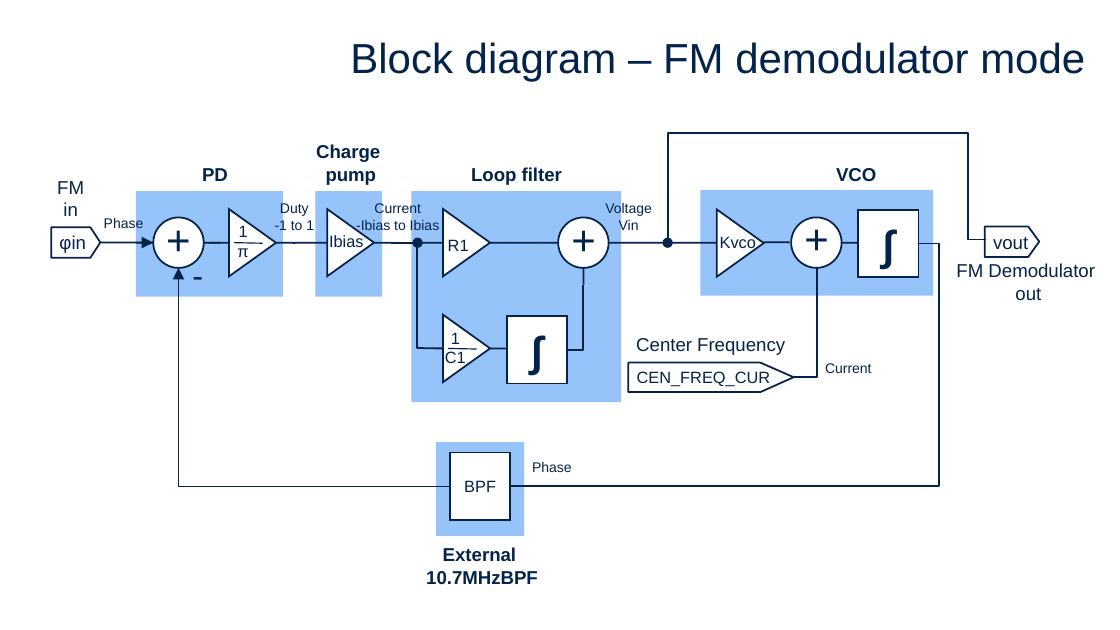
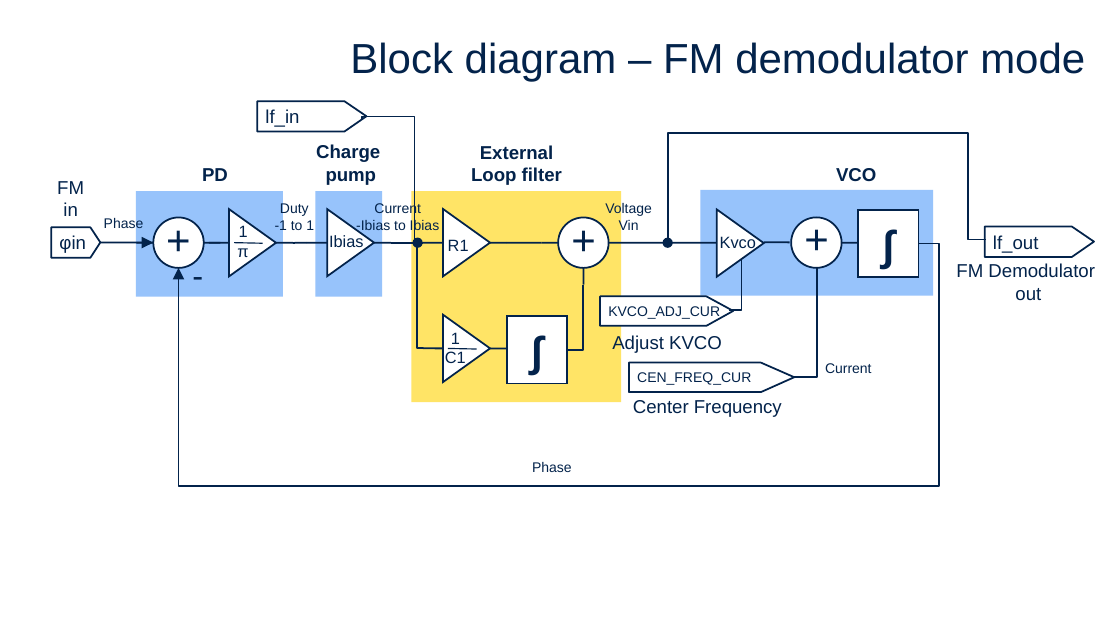
Before and after one commit to yutaka-kotani-stj/2026_sscs_gf180, a slide deck: slide 7 of proposal/proposal.pptx (slide 5 before the commit). Drawn at 1120x630 pixels with LibreOffice and Linux fonts; fonts in the diff are those of the drawing. Boxes give left, top, right and bottom in pixels: in the first picture for what was removed or moved away, otherwise in the second. Text is boxed around its words. In the diff, an @@ line names an element or a change of style, - is before the commit and + after.

```diff
--- a/proposal/proposal.pptx
+++ b/proposal/proposal.pptx
@@ freeform shape added at box(257, 102, 366, 132), fill #FFFFFF, outline #03234B 1.5 pt, 16 pt, text #03234B @@
+lf_in
@@ elbow line added from (415, 239) to (362, 118), #03234B 1.5 pt @@
@@ text at box(471, 145, 562, 185): text changed @@
-Loop filter
+External
+Loop filter
@@ rectangle at box(412, 191, 622, 402): fill #97C3FB to #FFE466 @@
@@ freeform shape "lf_out": place and size @@
-freeform shape "lf_out" at box(985, 227, 1039, 257)
+freeform shape "lf_out" at box(985, 227, 1094, 257)
@@ text in freeform shape at box(993, 235, 1038, 253): text changed @@
-vout
+lf_out
@@ elbow arrow moved from (453, 486) - (179, 268) to (502, 486) - (179, 268) @@
@@ elbow line added from (730, 310) to (742, 260), #03234B 1.5 pt @@
@@ freeform shape added at box(600, 297, 734, 326), fill #FFFFFF, outline #03234B 1.5 pt, 12 pt, text #03234B @@
+KVCO_ADJ_CUR
@@ text added at box(612, 334, 722, 353), 16 pt, text #03234B @@
+Adjust KVCO
@@ freeform shape "CEN_FREQ_CUR" at box(629, 363, 795, 392): size 14 to 12 pt; outline redrawn @@
@@ text "Center Frequency": place and size @@
-text "Center Frequency" at box(636, 338, 785, 355)
+text "Center Frequency" at box(633, 400, 782, 417)
@@ rectangle removed at box(436, 442, 524, 536) @@
@@ rectangle removed at box(450, 453, 511, 520) @@
-BPF
@@ text removed at box(426, 547, 538, 585) @@
-External
-10.7MHzBPF
```
Also in this commit, not shown: 7 other slides changed, 3 slides added, 1 slide removed.
